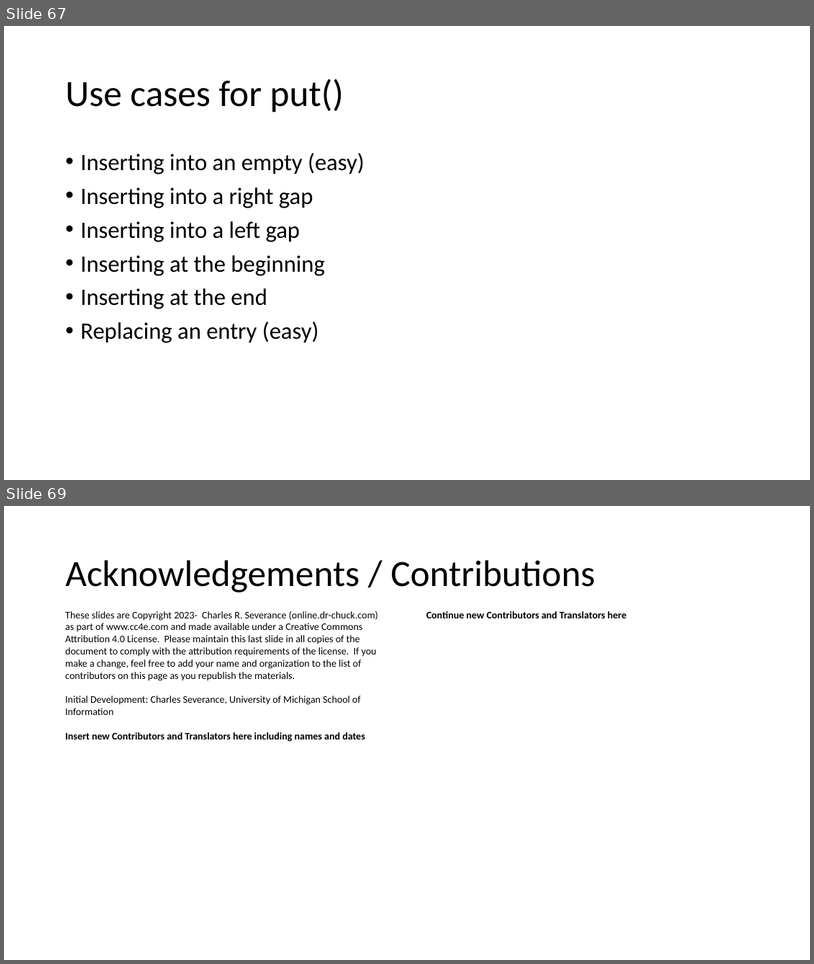
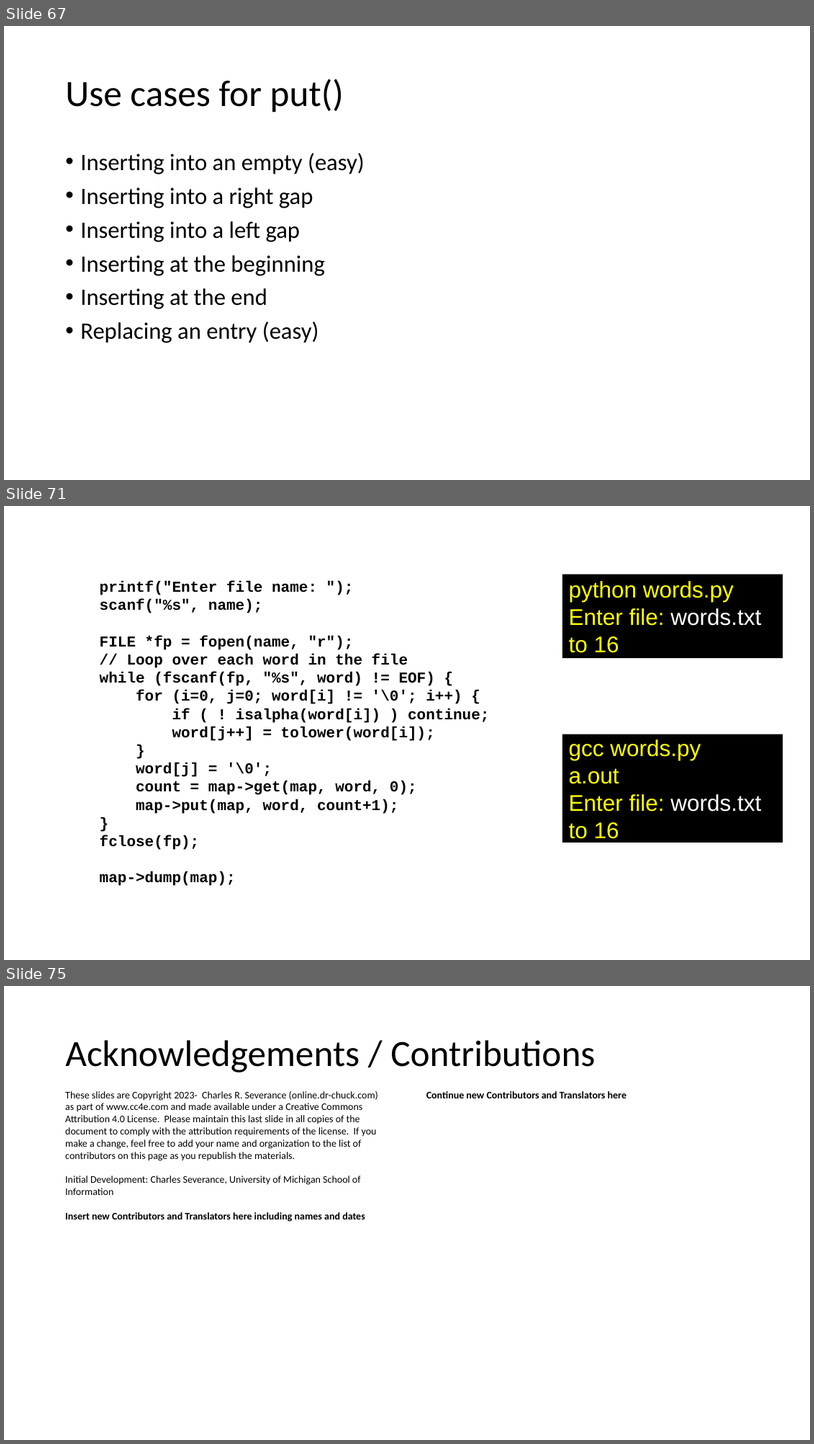
Before and after one commit to csev/cc4e, a slide deck: lectures/CC-05-Trees-Hash.pptx. Shown one above the other, each under a label of ours: slides 67 and 69 before the commit, slides 67, 71 and 75 after it; the slides between them are not shown. The pictures are 814x964 and 814x1444 pixels, drawn with LibreOffice and Linux fonts; fonts in the diff are those of the drawing. Boxes give left, top, right and bottom in pixels: in the first picture for what was removed or moved away, otherwise in the second. Text is boxed around its words. In the diff, an @@ line names an element or a change of style, - is before the commit and + after.

```diff
--- a/lectures/CC-05-Trees-Hash.pptx
+++ b/lectures/CC-05-Trees-Hash.pptx
@@ slide 71 added at box(4, 506, 810, 960), background #FFFFFF @@
@@ text added at box(100, 581, 489, 885), 18 pt, text #000000, bold @@
+printf("Enter file name: ");
+scanf("%s", name);
+FILE *fp = fopen(name, "r");
+// Loop over each word in the file
+while (fscanf(fp, "%s", word) != EOF) {
+for (i=0, j=0; word[i] != '\0'; i++) {
+if ( ! isalpha(word[i]) ) continue;
+word[j++] = tolower(word[i]);
+}
+word[j] = '\0';
+count = map->get(map, word, 0);
+map->put(map, word, count+1);
+}
+fclose(fp);
+map->dump(map);
@@ rectangle added at box(563, 574, 784, 659), fill #000000, 27 pt, text #FFFF00 @@
+python words.py
+Enter file: words.txt
+to 16
@@ rectangle added at box(563, 734, 784, 842), fill #000000, 27 pt, text #FFFF00 @@
+gcc words.py
+a.out
+Enter file: words.txt
+to 16
@@ what was slide 69 is now slide 75 @@
```
Also in this commit, not shown: 1 slide changed, 6 other slides added, 1 slide removed, 2 other files.
